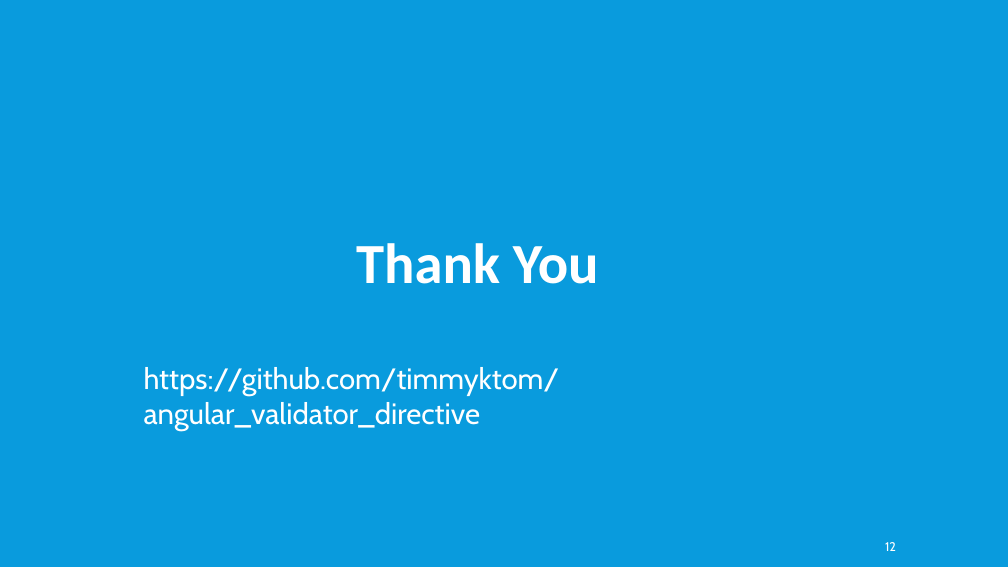
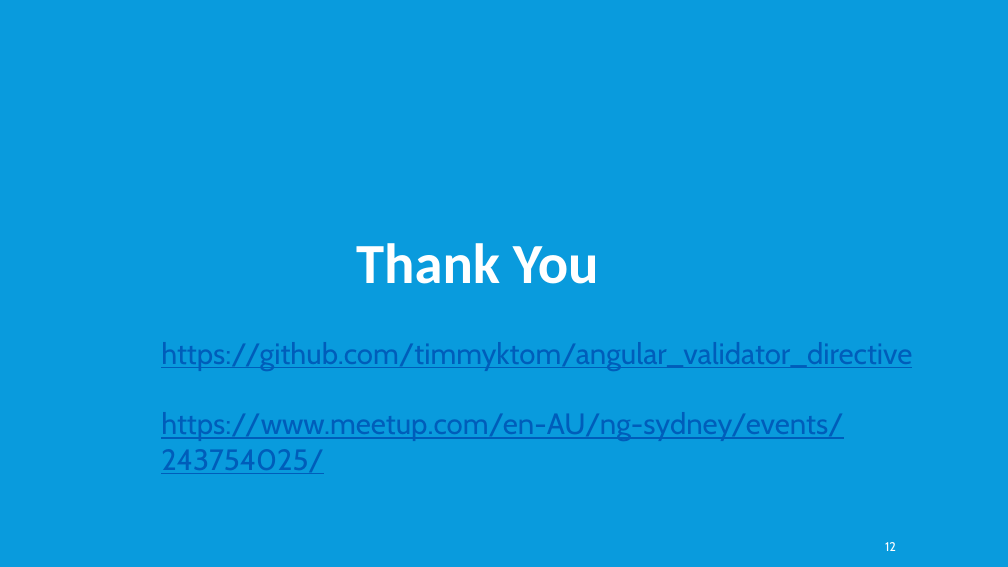
Before and after one commit to timmyktom/angular_validator_directive, a slide deck: slide 12 of Custom Validator & Directive.pptx. Drawn at 1008x567 pixels with LibreOffice and Linux fonts; fonts in the diff are those of the drawing. Boxes give left, top, right and bottom in pixels: in the first picture for what was removed or moved away, otherwise in the second. Text is boxed around its words. In the diff, an @@ line names an element or a change of style, - is before the commit and + after.

Commit message:
updated ppt

```diff
--- a/Custom Validator & Directive.pptx
+++ b/Custom Validator & Directive.pptx
@@ text at [161, 342, 912, 474]: text changed; text colour #FFFFFF to #005DBA @@
-https://github.com/timmyktom/angular_validator_directive
+https://github.com/timmyktom/angular_validator_directive
+https://www.meetup.com/en-AU/ng-sydney/events/243754025/
```
